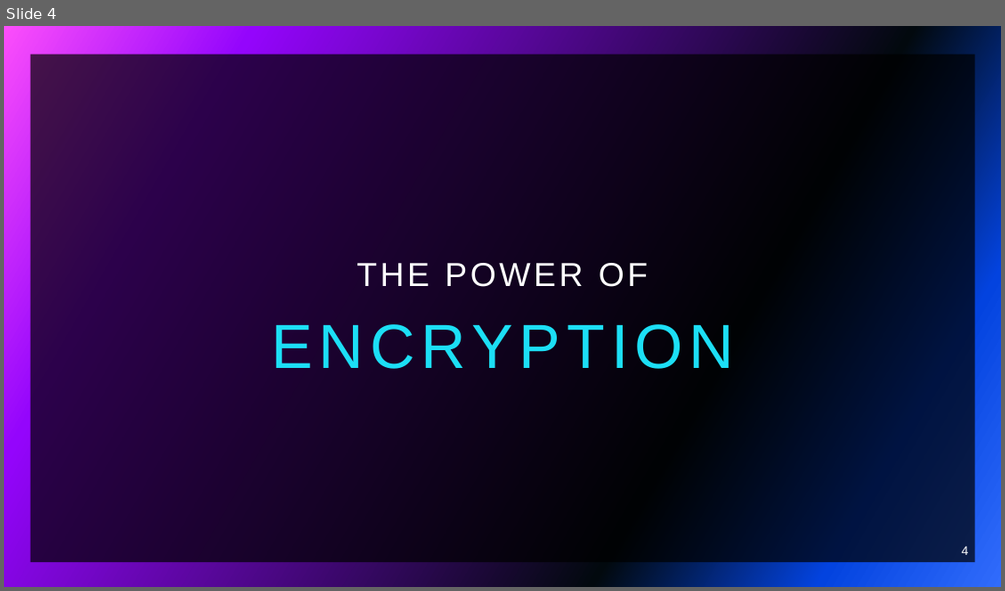
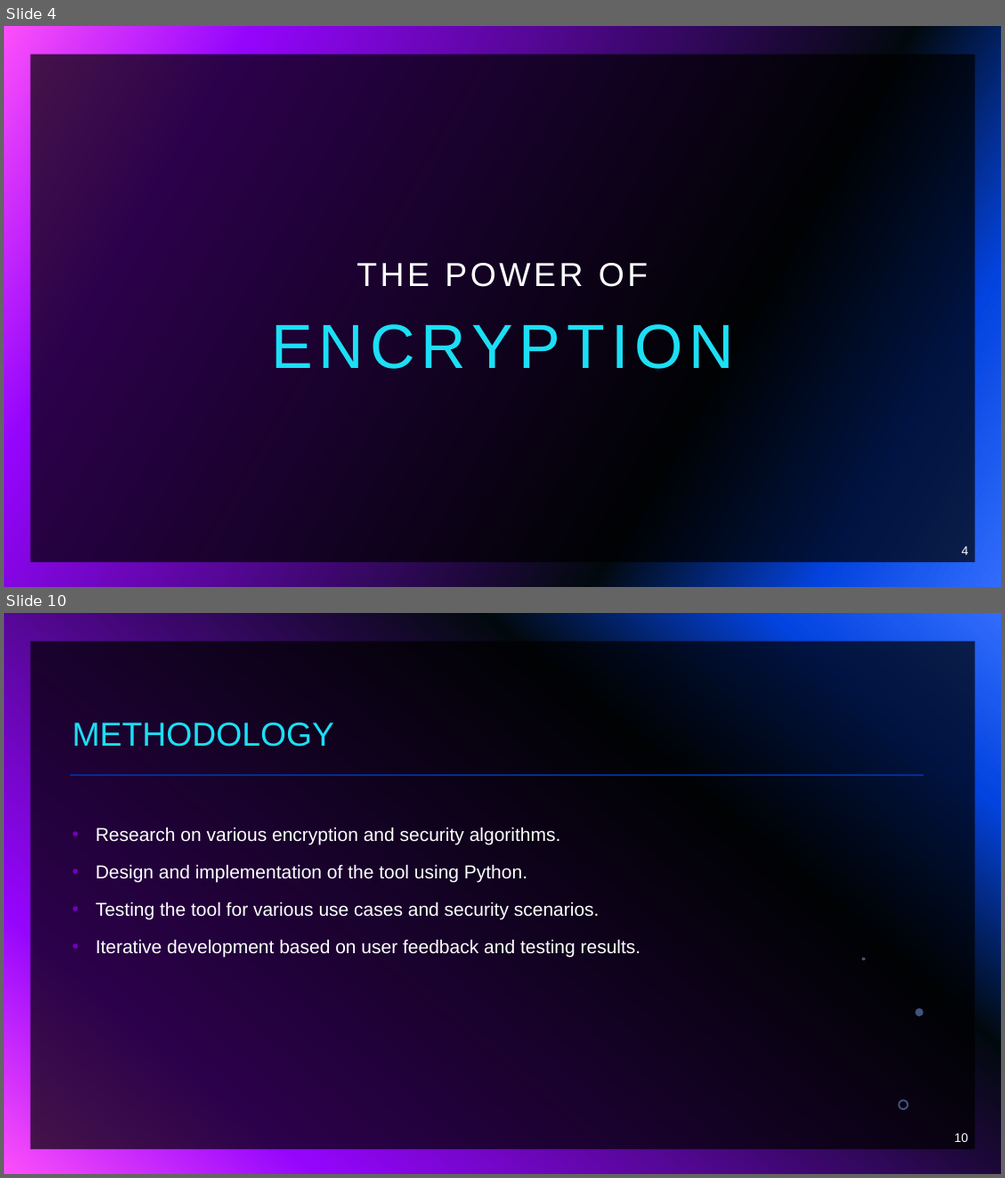
Before and after one commit to brodante/KeyGuardian, a slide deck: papers/PPT/KeyGuardian.pptx. Shown one above the other, each under a label of ours: slide 4 before the commit, slides 4 and 10 after it; the slides between them are not shown. The pictures are 1005x591 and 1005x1178 pixels, drawn with LibreOffice and Linux fonts; fonts in the diff are those of the drawing. Boxes give left, top, right and bottom in pixels: in the first picture for what was removed or moved away, otherwise in the second. Text is boxed around its words. In the diff, an @@ line names an element or a change of style, - is before the commit and + after.

```diff
--- a/papers/PPT/KeyGuardian.pptx
+++ b/papers/PPT/KeyGuardian.pptx
@@ slide 10 added at (x1=4, y1=613, x2=1001, y2=1174), background gradient #316CFC to #0343DF to #02090E to #9405FC to #FC4EFB; not listed: 1 template element that a slide beside it also shows @@
@@ title added at (x1=73, y1=722, x2=335, y2=747), 32 pt, text #1CDFF5 @@
+METHODOLOGY
@@ line added from (70, 775) to (923, 775), #9405FC 2 pt @@
@@ text added at (x1=96, y1=827, x2=641, y2=957), 18 pt, text #FFFFFF @@
+• Research on various encryption and security algorithms.
+• Design and implementation of the tool using Python.
+• Testing the tool for various use cases and security scenarios.
+• Iterative development based on user feedback and testing results.
@@ freeform shape added at (x1=862, y1=957, x2=866, y2=960), fill #83A7FD at 49% opacity @@
@@ freeform shape added at (x1=915, y1=1008, x2=923, y2=1016), fill #83A7FD at 49% opacity @@
@@ freeform shape added at (x1=898, y1=1099, x2=909, y2=1110), fill #83A7FD at 49% opacity @@
@@ page number added at (x1=955, y1=1133, x2=969, y2=1142), 12 pt, text #FFFFFF @@
+10
```
Also in this commit, not shown: 5 slides changed, 7 other slides added, 8 slides removed, 34 other files.
